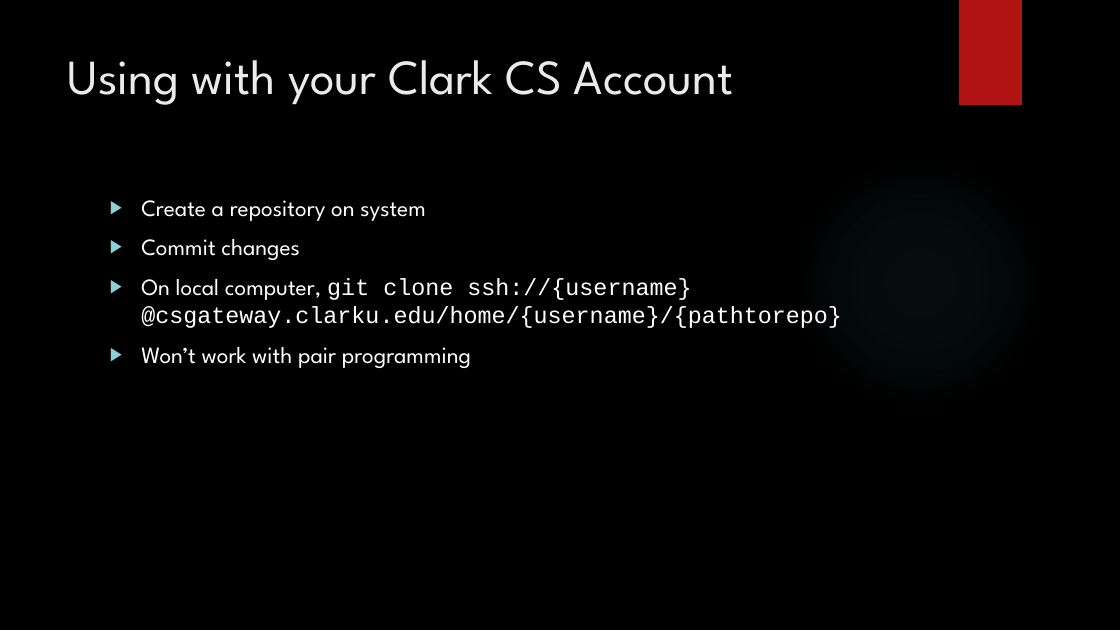
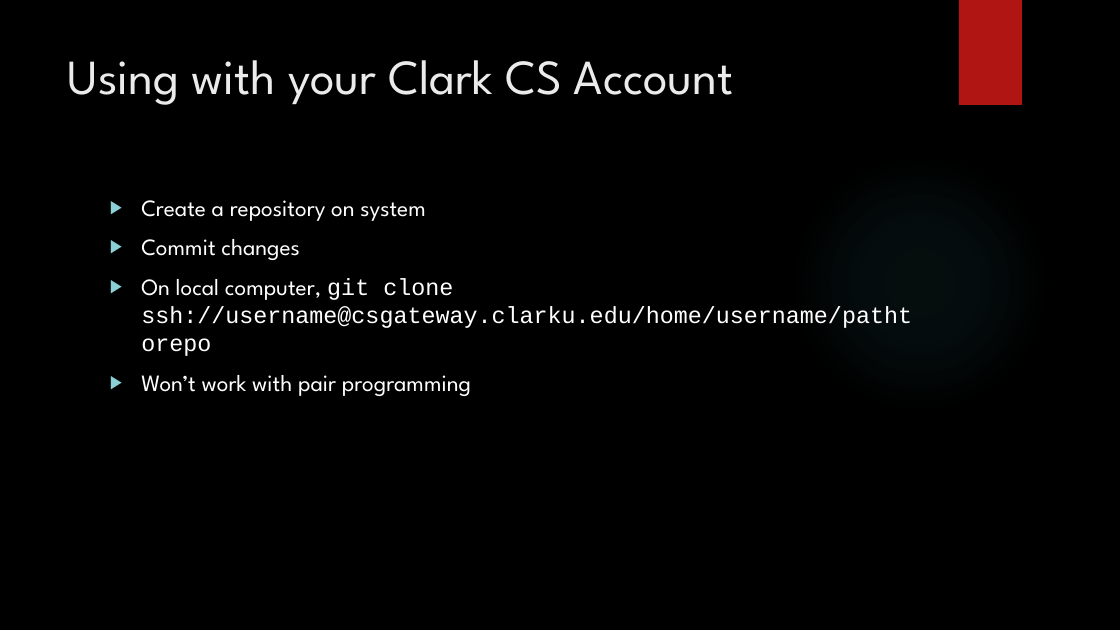
Before and after one commit to dvdmuckle/git101, a slide deck: slide 9 of Git 101.pptx. Drawn at 1120x630 pixels with LibreOffice and Linux fonts; fonts in the diff are those of the drawing; background and template pictures are left out. Boxes give left, top, right and bottom in pixels: in the first picture for what was removed or moved away, otherwise in the second. Text is boxed around its words. In the diff, an @@ line names an element or a change of style, - is before the commit and + after.

```diff
--- a/Git 101.pptx
+++ b/Git 101.pptx
@@ text at [141, 278, 912, 328]: text changed @@
-▶ On local computer, git clone ssh://{username}@csgateway.clarku.edu/home/{username}/{pathtorepo}
+▶ On local computer, git clone ssh://username@csgateway.clarku.edu/home/username/pathtorepo
```
Also in this commit, not shown: 1 other slide changed, 1 slide added, 1 other file.
